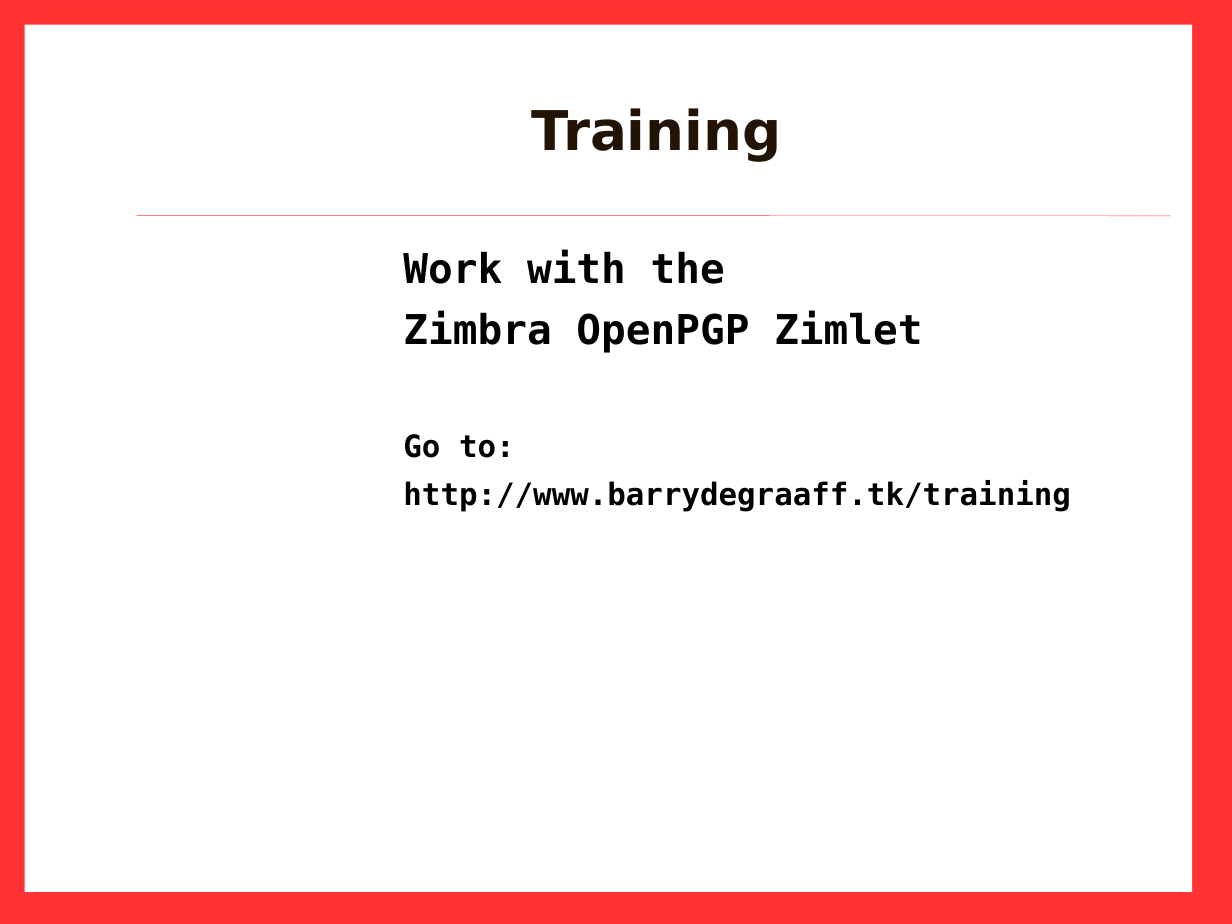
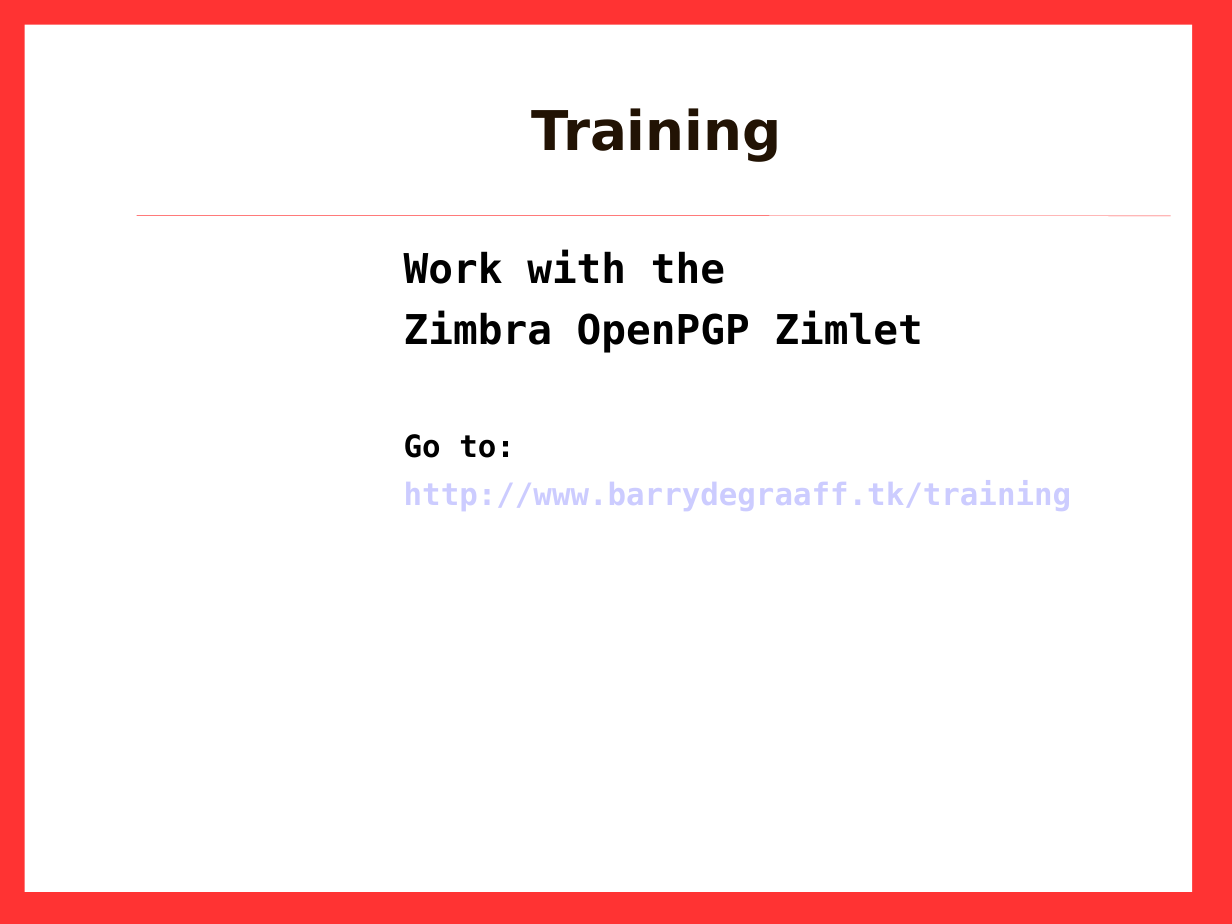
Before and after one commit to Zimbra-Community/pgp-zimlet, a slide deck: slide 26 of demo-training/PGP_0511-Barry.ppt. Drawn at 1232x924 pixels with LibreOffice and Linux fonts; fonts in the diff are those of the drawing; background and template pictures are left out. Boxes give left, top, right and bottom in pixels: in the first picture for what was removed or moved away, otherwise in the second. Text is boxed around its words. In the diff, an @@ line names an element or a change of style, - is before the commit and + after.

```diff
--- a/demo-training/PGP_0511-Barry.ppt
+++ b/demo-training/PGP_0511-Barry.ppt
@@ text at box(404, 480, 1071, 511): text colour #000000 to #CCCCFF in "http://www.barrydegraaff.tk/training" @@
```
Also in this commit, not shown: 3 other slides changed.
